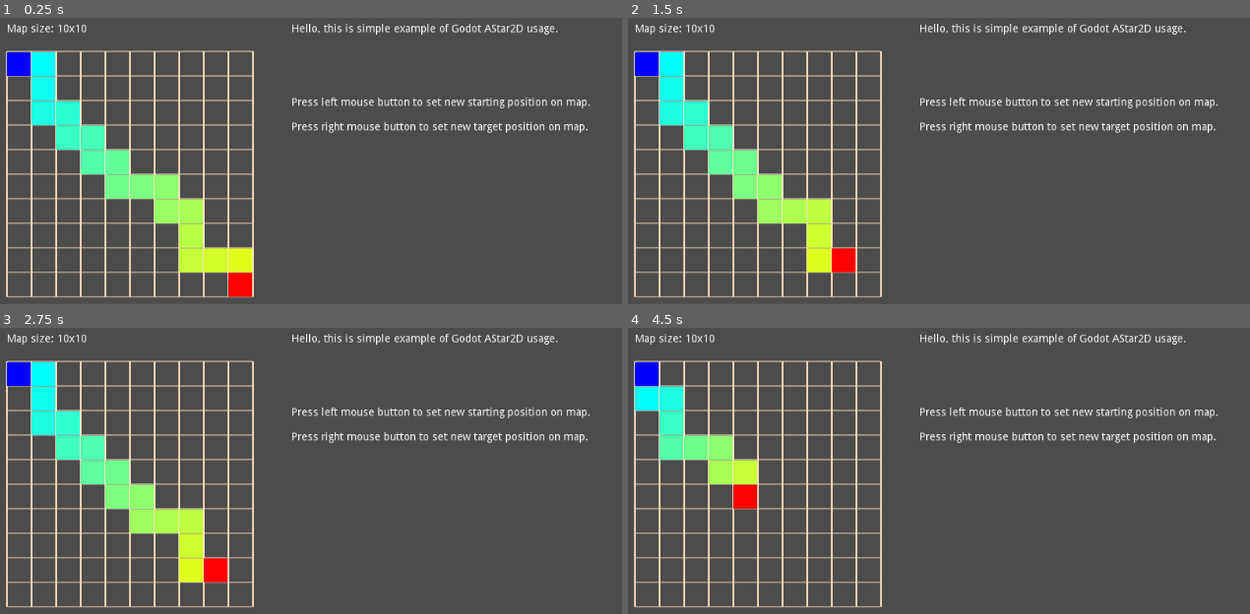
Above: before the commit, frames 1-4 (two rows, left to right).
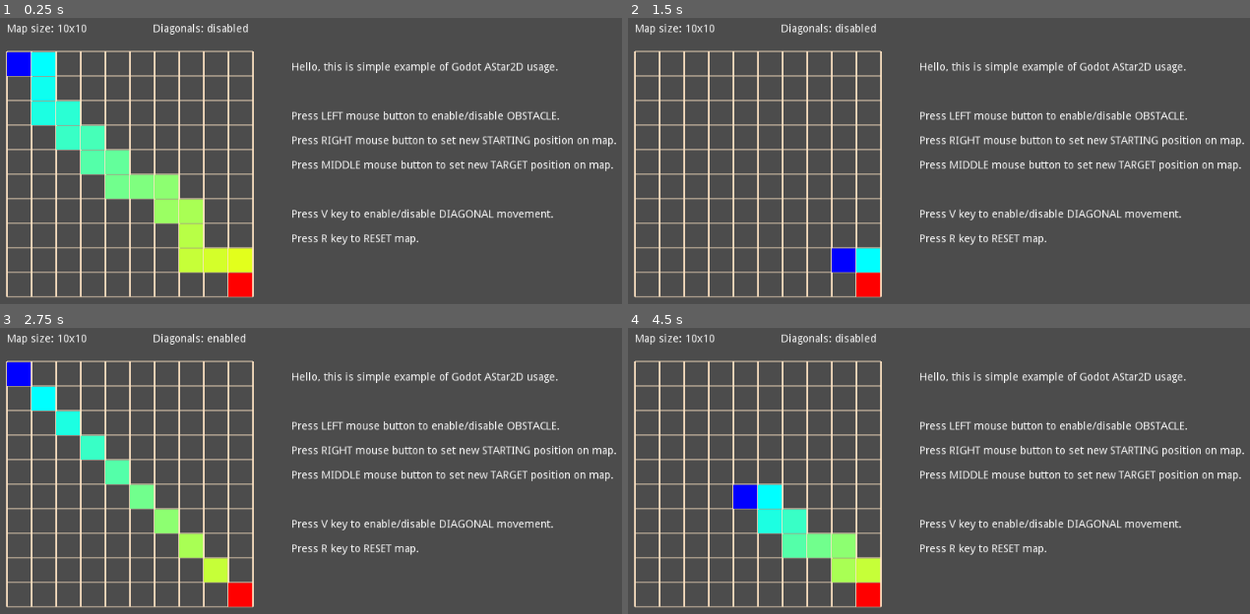
Above: after the commit, the same moments.

Repository: codzienny/AStar2D-Example
Game: Godot game, scene res://Node2D.tscn
Two runs of this game, one before a commit and one after it. Both use one fixed random seed, a clock stepped at 60 frames per second and the inputs below.
Inputs (mouse positions are in pixels of both pictures, inside the frame that each line leads up to):
- Up to frame 1 (0.25 s): no input
- Up to frame 2 (1.5 s): tap Enter at 0.5 s; move the mouse to (1162, 221) at 0.52 s; click (1162, 221) at 0.6 s; right-click (1162, 221) at 0.8 s; tap R (ui_reset, bound only after the commit) at 1.25 s; move the mouse to (833, 266) at 1.27 s; right-click (833, 266) at 1.35 s
- Up to frame 3 (2.75 s): tap V (ui_diagonals, bound only after the commit) at 1.55, 2.1 s; tap R (ui_reset, bound only after the commit) at 2 s; move the mouse to (441, 450) at 2.02 s; tap Middle mouse button (ui_mouse_middle, bound only after the … at 2.3 s
- Up to frame 4 (4.5 s): tap R (ui_reset, bound only after the commit) at 2.75, 3.5, 4.15, 4.25 s; move the mouse to (outside the picture) at 2.77 s; tap Middle mouse button (ui_mouse_middle, bound only after the … at 2.85 s; click (outside the picture) at 3.05 s; move the mouse to (outside the picture) at 3.52 s; click (outside the picture) at 3.6 s; right-click (outside the picture) at 3.8 s; move the mouse to (752, 485) at 4.27 s; right-click (752, 485) at 4.35 s

The runs differ from the first frame. In frame 1, 5.7% of the frame differs, in the area x 24-100%, y 2-80%; in frame 2, 12%, in the area x 1-100%, y 2-98%; in frame 3, 10%; in frame 4, 12%.

Commit message:
Diagonals, obstacles, reset
- implemented function to enable/disable diagonal pathfinding
- implemented map reset
- implemented adding/removing obstacles

Diff:
--- a/Node2D.gd
+++ b/Node2D.gd
@@ -1,11 +1,12 @@
 extends Node2D
 
-var fromVector = Vector2(0, 0)
-var toVector = Vector2(9, 9)
-var map = null
+var fromVector = Vector2(0, 0) #start of path
+var toVector = Vector2(9, 9) #end of path
+var map = null #map that will be used to pathfinding
 var mapSize = 10
-var mapSizeV = Vector2(mapSize, mapSize)
-onready var aStar = AStar2D.new()
+var aStar = AStar2D.new()
+
+var diagonalEnabled = false
 
 var drawStart = 50
 var drawStartV = Vector2(drawStart, drawStart)
@@ -16,78 +17,120 @@
 var path : PoolVector2Array
 
 func _ready():
-	var label = Label.new()
+	var label = Label.new() #getting font for gui drawing
 	font = label.get_font("")
 	_start()
 
-func _process(delta):
-	if Input.is_action_just_pressed("ui_mouse_left") || Input.is_action_just_pressed("ui_mouse_right"):
-		var gridPos = (get_local_mouse_position() - drawStartV)/drawCellSizeV
+func _input(event): #ui controls
+	if Input.is_action_just_pressed("ui_diagonals"): #enable/disable diagonals
+		_disconnectPoints()
+		diagonalEnabled = !diagonalEnabled
+		_connectPoints()
+		_getPath(fromVector, toVector)
+		update()
+	elif Input.is_action_just_pressed("ui_reset"): #reset map
+		_restart()
+		update()
+	else:
+		var gridPos = (get_local_mouse_position() - drawStartV)/drawCellSizeV #calculating mouse position on grid
 		gridPos = Vector2(floor(gridPos.x),floor(gridPos.y))
 		if gridPos != fromVector:
 			if gridPos.x >= 0 && gridPos.y >= 0:
 					if gridPos.x < mapSize && gridPos.y < mapSize:
-						if Input.is_action_just_pressed("ui_mouse_left"):
+						if Input.is_action_just_pressed("ui_mouse_right"): #set new start point
 							fromVector = gridPos
-						else:
+						elif Input.is_action_just_pressed("ui_mouse_middle"): #set new end point
 							toVector = gridPos
-						_start()
+						elif Input.is_action_just_pressed("ui_mouse_left"): #enable/disable obstacle
+							map[gridPos.x][gridPos.y] *= -1
+							#obstacle is created by disabling point by code belowe
+							aStar.set_point_disabled(_generateID(gridPos), map[gridPos.x][gridPos.y] == 1)
+						#whichever action we choose, we always get new path and update view
+						_getPath(fromVector, toVector)
 						update()
 
 func _draw():
-	if map != null:
-		draw_string(font, Vector2(drawStart, 25), "Map size: " + str(mapSize) + "x" + str(mapSize))
-		var descriptionPos = Vector2(drawStart*2 + drawCellSize*mapSize, 25)
-		draw_string(font, descriptionPos, "Hello, this is simple example of Godot AStar2D usage.")
-		descriptionPos += Vector2(0, drawCellSize)
-		descriptionPos += Vector2(0, drawCellSize)
-		descriptionPos += Vector2(0, drawCellSize)
-		draw_string(font, descriptionPos, "Press left mouse button to set new starting position on map.")
-		descriptionPos += Vector2(0, drawCellSize)
-		draw_string(font, descriptionPos, "Press right mouse button to set new target position on map.")
+	#draw map description
+	draw_string(font, Vector2(drawStart, 25), "Map size: " + str(mapSize) + "x" + str(mapSize))
+	draw_string(font, Vector2(drawStart + 190, 25), "Diagonals: " + ("enabled" if diagonalEnabled else "disabled"))
 
-		for i in range(map.size()+1):
-			draw_line(Vector2(drawStart, drawStart+i*drawCellSize), Vector2(drawStart+drawCellSize*mapSize, drawStart+i*drawCellSize), Color.bisque, 1.0, true)
-			for j in range(map.size()+1):
-				draw_line(Vector2(drawStart+j*drawCellSize, drawStart), Vector2(drawStart+j*drawCellSize, drawStart+drawCellSize*mapSize), Color.bisque, 1.0, true)
+	#draw app description
+	var descriptionPos = Vector2(drawStart*2 + drawCellSize*mapSize, 75)
+	draw_string(font, descriptionPos, "Hello, this is simple example of Godot AStar2D usage.")
+	descriptionPos += Vector2(0, drawCellSize)
+	descriptionPos += Vector2(0, drawCellSize)
+	draw_string(font, descriptionPos, "Press LEFT mouse button to enable/disable OBSTACLE.")
+	descriptionPos += Vector2(0, drawCellSize)
+	draw_string(font, descriptionPos, "Press RIGHT mouse button to set new STARTING position on map.")
+	descriptionPos += Vector2(0, drawCellSize)
+	draw_string(font, descriptionPos, "Press MIDDLE mouse button to set new TARGET position on map.")
+	descriptionPos += Vector2(0, drawCellSize)
+	descriptionPos += Vector2(0, drawCellSize)
+	draw_string(font, descriptionPos, "Press V key to enable/disable DIAGONAL movement.")
+	descriptionPos += Vector2(0, drawCellSize)
+	draw_string(font, descriptionPos, "Press R key to RESET map.")
 
-		var rectDrawOffset = drawStartV+Vector2(0, 1)
-		draw_rect( Rect2(fromVector*drawCellSize+rectDrawOffset, drawCellSizeV-Vector2(1,1)), Color.blue)
-		draw_rect( Rect2(toVector*drawCellSize+rectDrawOffset, drawCellSizeV-Vector2(1,1)), Color.red)
+	#draw grid
+	for i in range(map.size()+1):
+		draw_line(Vector2(drawStart, drawStart+i*drawCellSize), Vector2(drawStart+drawCellSize*mapSize, drawStart+i*drawCellSize), Color.bisque, 1.0, true)
+		for j in range(map.size()+1):
+			draw_line(Vector2(drawStart+j*drawCellSize, drawStart), Vector2(drawStart+j*drawCellSize, drawStart+drawCellSize*mapSize), Color.bisque, 1.0, true)
 
-		var alp = 1
-		if path != null:
-			for i in range(path.size()):
-				var perc = float(i)/path.size()
-				if i != path.size()-1:
-					draw_rect( Rect2(path[i] * drawCellSize + rectDrawOffset, drawCellSizeV-Vector2.ONE), Color(perc, 1, 1-perc, alp))
+	#draw start and end of path
+	var rectDrawOffset = drawStartV+Vector2(0, 1)
+	draw_rect( Rect2(fromVector*drawCellSize+rectDrawOffset, drawCellSizeV-Vector2(1,1)), Color.blue)
+	draw_rect( Rect2(toVector*drawCellSize+rectDrawOffset, drawCellSizeV-Vector2(1,1)), Color.red)
 
-func _start():
+	#draw obstacles
+	for i in range(mapSize):
+		for j in range(mapSize):
+			if map[i][j] == 1:
+				draw_rect( Rect2( Vector2(i, j) * drawCellSize + rectDrawOffset, drawCellSizeV-Vector2.ONE ), Color.black )
+
+	#draw path
+	if path != null:
+		for i in range(path.size()-1):
+			var perc = float(i)/path.size()
+			draw_rect( Rect2(path[i] * drawCellSize + rectDrawOffset, drawCellSizeV-Vector2.ONE), Color(perc, 1, 1-perc))
+
+func _start(): #prepares all needed things
 	_generateMap()
 	_addPoints()
 	_connectPoints()
 	_getPath(fromVector, toVector)
 
-func _generateMap():
+func _restart(): #resets all settings
+	_generateMap()
+	_disconnectPoints()
+	diagonalEnabled = false
+	fromVector = Vector2(0, 0)
+	toVector = Vector2(9, 9)
+	_connectPoints()
+	_enableAllPoints()
+	_getPath(fromVector, toVector)
+
+func _generateMap(): #generates basic 10x10 array, with all cells set as -1
 	map = []
 	map.resize(mapSize)
 	for i in range(mapSize):
 		map[i] = []
 		map[i].resize(mapSize)
+		for j in range(mapSize):
+			map[i][j] = -1
 
-	map[toVector.x][toVector.y] = "T"
-	map[fromVector.x][fromVector.y] = "F"
-
-func _addPoints():
+func _addPoints(): #reads map and creates a* point on each cell
 	for i in range(mapSize):
 		for j in range(mapSize):
 			var pos = Vector2(i, j)
 			aStar.add_point(_generateID(pos), pos)
 
-func _connectPoints():
+func _connectPoints(): #connects each cell with corresponding top, bottom, left and right cell
+						#or with every neighbouring cell, if "diagonalEnabled" is true
+	var neighbours = [Vector2(1, 0), Vector2(-1, 0), Vector2(0,1), Vector2(0,-1)]
+	if diagonalEnabled:
+		neighbours.append_array([Vector2(1, 1), Vector2(-1, -1), Vector2(-1,1), Vector2(1,-1)])
 	for i in range(mapSize):
 		for j in range(mapSize):
-			var neighbours = [Vector2(1, 0), Vector2(-1, 0), Vector2(0,1), Vector2(0,-1)]
 			var pos = Vector2(i, j)
 			for n in neighbours:
 				var nextPos = pos + n
@@ -95,11 +138,30 @@
 					if nextPos.y >= 0 && nextPos.y < mapSize:
 						aStar.connect_points(_generateID(pos), _generateID(nextPos), false)
 
-func _getPath(from, to):
+func _disconnectPoints(): #disconnects points - needed when swapping diagonals on/off
+	var neighbours = [Vector2(1, 0), Vector2(-1, 0), Vector2(0,1), Vector2(0,-1)]
+	if diagonalEnabled:
+		neighbours.append_array([Vector2(1, 1), Vector2(-1, -1), Vector2(-1,1), Vector2(1,-1)])
+	for i in range(mapSize):
+		for j in range(mapSize):
+			var pos = Vector2(i, j)
+			for n in neighbours:
+				var nextPos = pos + n
+				if nextPos.x >= 0 && nextPos.x < mapSize:
+					if nextPos.y >= 0 && nextPos.y < mapSize:
+						aStar.disconnect_points(_generateID(pos), _generateID(nextPos))
+
+func _getPath(from, to): #Godot's built-in aStar script to find path
 	path = aStar.get_point_path(_generateID(from), _generateID(to))
-	path.remove(0)
+	path.remove(0) #we remove first step of path, since it's our starting point
 
-func _generateID(pos):
+func _generateID(pos): #generates unique id for each position - just trust the math
 	var x = pos.x
 	var y = pos.y
 	return (x + y) * (x + y + 1) / 2 + y
+
+func _enableAllPoints(): #needed when resetting map - enables all points again
+	for i in range(mapSize):
+		for j in range(mapSize):
+			var pos = Vector2(i, j)
+			aStar.set_point_disabled(_generateID(pos), false)
--- a/project.godot
+++ b/project.godot
@@ -26,6 +26,21 @@
 "events": [ Object(InputEventMouseButton,"resource_local_to_scene":false,"resource_name":"","device":-1,"alt":false,"sh …(213 unchanged characters)…
  ]
 }
+ui_mouse_middle={
+"deadzone": 0.5,
+"events": [ Object(InputEventMouseButton,"resource_local_to_scene":false,"resource_name":"","device":-1,"alt":false,"shift":false,"control":false,"meta":false,"command":false,"button_mask":0,"position":Vector2( 0, 0 ),"global_position":Vector2( 0, 0 ),"factor":1.0,"button_index":3,"pressed":false,"doubleclick":false,"script":null)
+ ]
+}
+ui_diagonals={
+"deadzone": 0.5,
+"events": [ Object(InputEventKey,"resource_local_to_scene":false,"resource_name":"","device":0,"alt":false,"shift":false,"control":false,"meta":false,"command":false,"pressed":false,"scancode":86,"physical_scancode":0,"unicode":0,"echo":false,"script":null)
+ ]
+}
+ui_reset={
+"deadzone": 0.5,
+"events": [ Object(InputEventKey,"resource_local_to_scene":false,"resource_name":"","device":0,"alt":false,"shift":false,"control":false,"meta":false,"command":false,"pressed":false,"scancode":82,"physical_scancode":0,"unicode":0,"echo":false,"script":null)
+ ]
+}
 
 [physics]
 
Binary file removed: icon.png
Not shown, removed: icon.png.import
